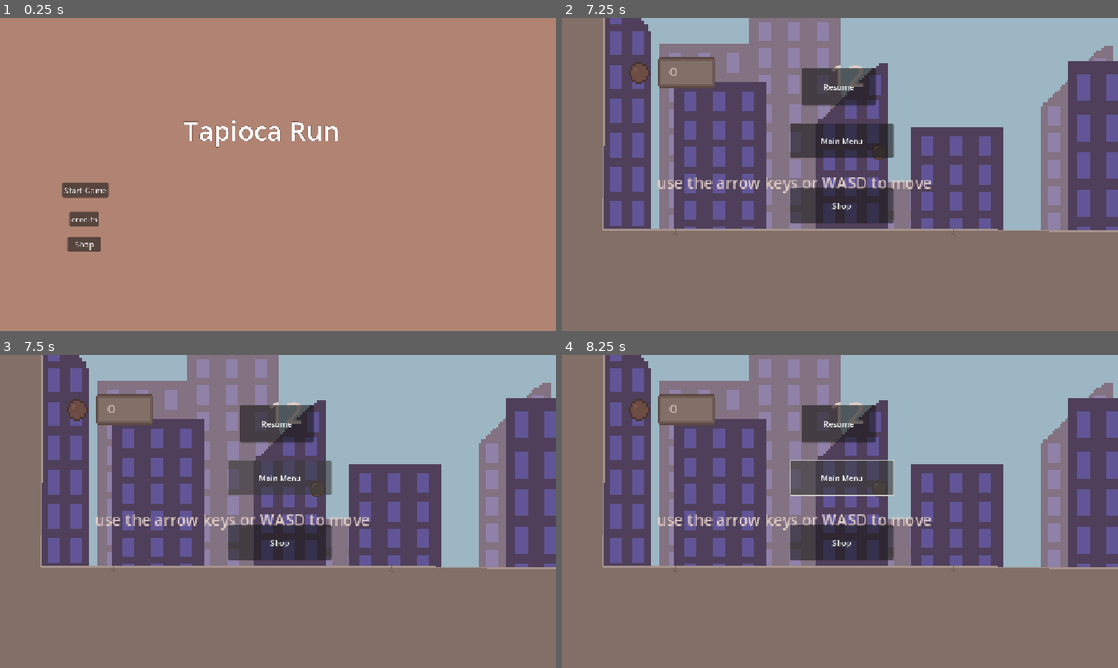
Above: before the commit, frames 1-4 (two rows, left to right).
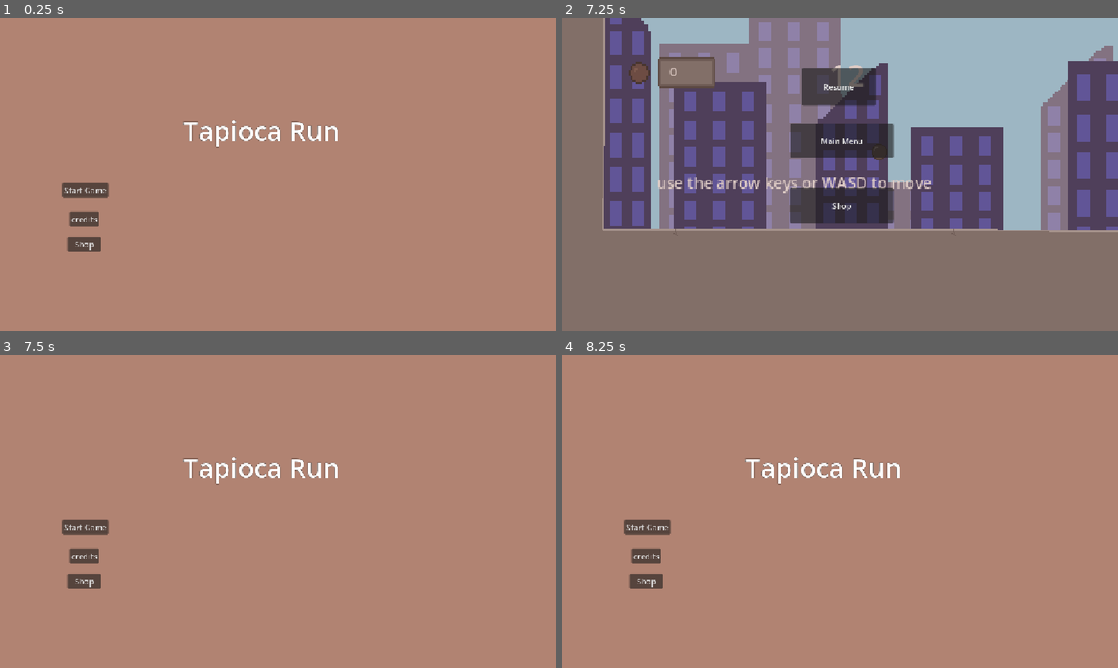
Above: after the commit, the same moments.

Repository: Adi-Ari-17/tapioca-run
Game: Godot game, scene res://scenes/main.tscn
Two runs of this game, one before a commit and one after it. Both use one fixed random seed, a clock stepped at 60 frames per second and the inputs below.
Inputs (mouse positions are in pixels of both pictures, inside the frame that each line leads up to):
- Up to frame 1 (0.25 s): no input
- Up to frame 2 (7.25 s): click "Shop" at 0.5 s; click "Start Game" at 1.25 s; click "Start Game" at 2 s; click "credits" at 2.75 s; hold Right (right) 3.53-5.03 s; tap I (interact) every 0.75 s from 3.6 to 6.6 s; tap Up (up) at 3.77, 4.52, 6.02, 6.77 s; hold Left (left) 5.03-5.78 s; hold Right (right) from 5.78 s (still down); tap Escape (pause) at 7.15 s
- Up to frame 3 (7.5 s): release Right (right) at 7.25 s; click (278, 477) at 7.25 s, where only the run after the commit has a clickable "Main Menu"
- Up to frame 4 (8.25 s): hold Left (left) from 8.03 s (still down); tap I (interact) at 8.1 s

Frames 1-2 are identical in both runs. In frame 3, 100% of the frame differs, in the area x 0-100%, y 0-100%; in frame 4, 100%.

Commit message:
fixing pause, renaming sm stuff

Diff:
--- a/tapioca-run/scenes/main.tscn
+++ b/tapioca-run/scenes/main.tscn
@@ -194,9 +194,9 @@
 
 [node name="countdown" parent="GUI" unique_id=1009133850 instance=ExtResource("5_tbgi4")]
 
-[node name="CanvasLayer" parent="." unique_id=166030971 instance=ExtResource("6_tefeu")]
+[node name="PauseMenu" parent="." unique_id=166030971 instance=ExtResource("6_tefeu")]
 
 [connection signal="countstart" from="." to="GUI/countdown" method="_on_main_countstart"]
 [connection signal="shop_load" from="GUI/countdown" to="." method="shop_load"]
-[connection signal="menu_load" from="CanvasLayer" to="." method="load_menu"]
-[connection signal="shop_load" from="CanvasLayer" to="." method="shop_load"]
+[connection signal="menu_load" from="PauseMenu" to="." method="load_menu"]
+[connection signal="shop_load" from="PauseMenu" to="." method="shop_load"]
--- a/tapioca-run/scenes/pause_menu.gd
+++ b/tapioca-run/scenes/pause_menu.gd
@@ -1,10 +1,10 @@
 extends CanvasLayer
-
 
 signal shop_load
 signal menu_load
 
 func _ready() -> void:
+	process_mode = Node.PROCESS_MODE_ALWAYS
 	var tree := get_tree()
 	$ColorRect.visible = tree.paused
 	$menu.visible = tree.paused
@@ -12,6 +12,10 @@
 	$resume.visible = tree.paused
 
 func _physics_process(_delta: float) -> void:
+	var tree := get_tree()
+	$menu.visible = tree.paused
+	$shop.visible = tree.paused
+	$resume.visible = tree.paused
 	if Input.is_action_just_pressed("pause"):
 		toggle_pause()
 
@@ -24,10 +28,12 @@
 	$resume.visible = tree.paused
 
 func _on_menu_pressed() -> void:
+	toggle_pause()
 	menu_load.emit()
 
 
 func _on_shop_pressed() -> void:
+	toggle_pause()
 	shop_load.emit()
 
 
--- a/tapioca-run/scripts/level_1.gd
+++ b/tapioca-run/scripts/level_1.gd
@@ -6,7 +6,7 @@
 
 func _ready() -> void:
 	var player = get_node("../../Player")
-	player.change_camera_limits(-140, -507, 2739, 201)
+	player.change_camera_limits(-140, -507, 3019, 1215)
 	label.show()
 	label2.show()
 	label3.show()
--- /dev/null
+++ b/tapioca-run/scripts/pause_menu.gd
@@ -0,0 +1,35 @@
+extends CanvasLayer
+
+
+signal shop_load
+signal menu_load
+
+func _ready() -> void:
+	var tree := get_tree()
+	$ColorRect.visible = tree.paused
+	$menu.visible = tree.paused
+	$shop.visible = tree.paused
+	$resume.visible = tree.paused
+
+func _physics_process(_delta: float) -> void:
+	if Input.is_action_just_pressed("pause"):
+		toggle_pause()
+
+func toggle_pause() -> void:
+	var tree := get_tree()
+	tree.paused = not tree.paused
+	$ColorRect.visible = tree.paused
+	$menu.visible = tree.paused
+	$shop.visible = tree.paused
+	$resume.visible = tree.paused
+
+func _on_menu_pressed() -> void:
+	menu_load.emit()
+
+
+func _on_shop_pressed() -> void:
+	shop_load.emit()
+
+
+func _on_resume_pressed() -> void:
+	toggle_pause()
Binary file changed: tapioca-run/Aseprite Drawings/tapioca.aseprite
Binary file added: tapioca-run/Aseprite Drawings/transitionsprite.aseprite
Not shown, changed: tapioca-run/assets/sounds/keyboard.wav.import
Renamed: tapioca-run/assets/martinezfabricio612-bouncing-ball-sfx-215265.wav.import -> tapioca-run/assets/sounds/martinezfabricio612-bouncing-ball-sfx-215265.wav.import
Not shown, added: tapioca-run/assets/sounds/pop.wav.import
Not shown: 1 places in tapioca-run/scenes/PauseMenu.tscn that only renumber resources
Not shown, changed: tapioca-run/scenes/pause_menu.gd.uid
Not shown, added: tapioca-run/scripts/pause_menu.gd.uid
Not shown, added: tapioca-run/assets/sounds/keyboard.wav
Not shown, added: tapioca-run/assets/sounds/pop.wav
